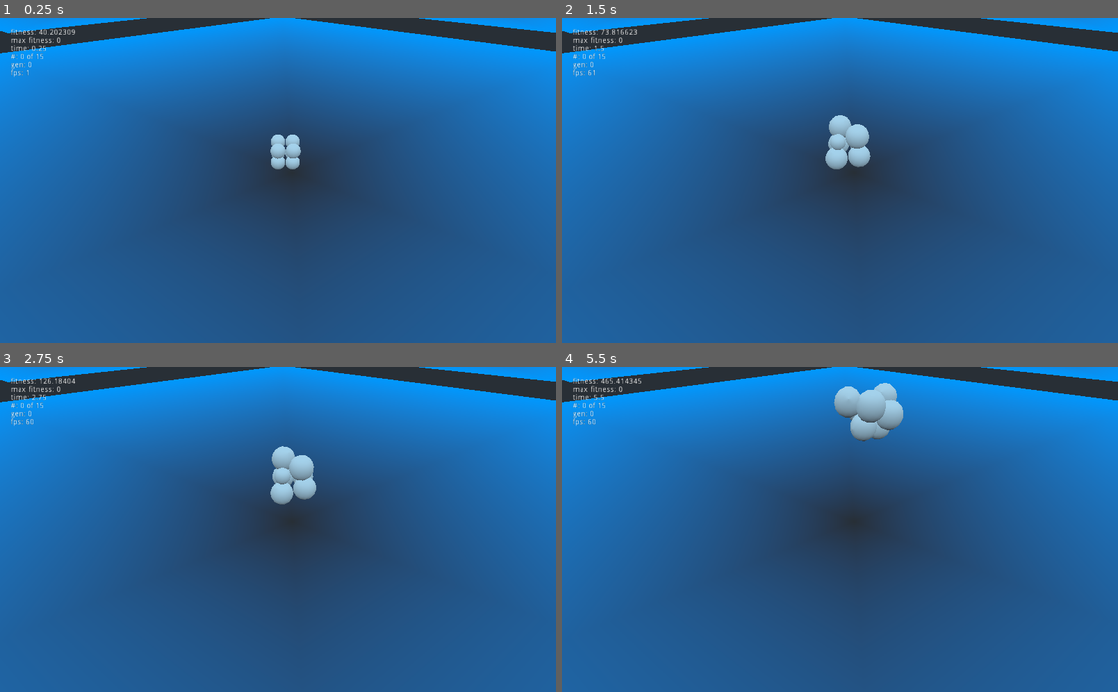
Above: before the commit, frames 1-4 (two rows, left to right).
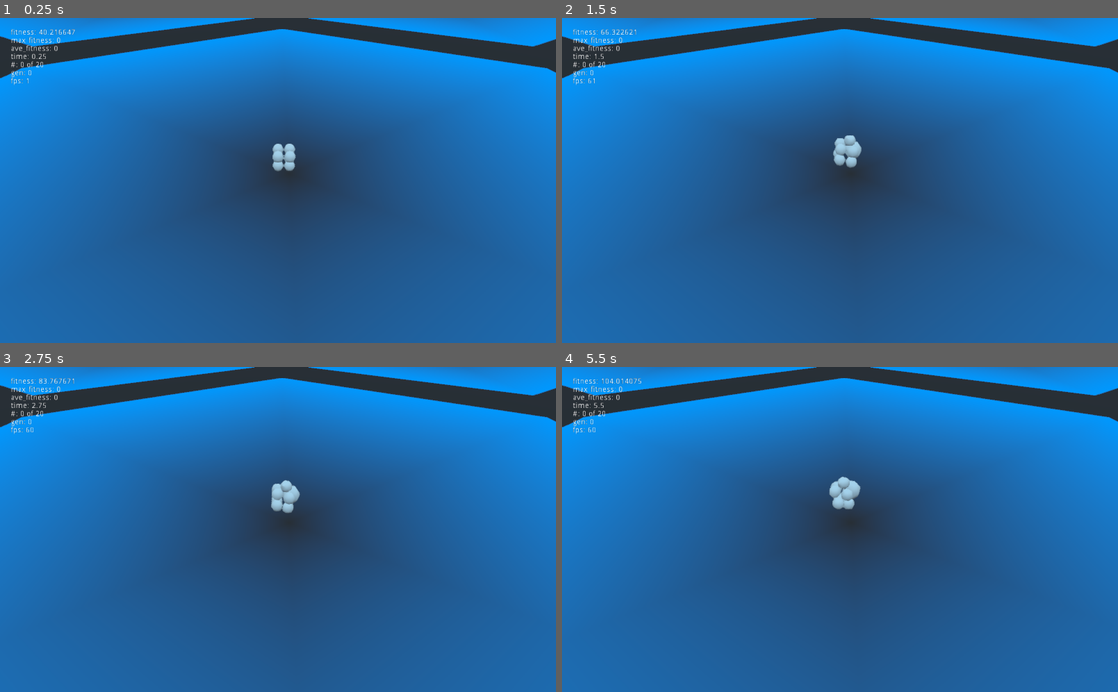
Above: after the commit, the same moments.

Repository: bentles/Particles
Game: Godot game, scene res://TestWorld.tscn
Same seed, same stepped clock (60 frames per second), same inputs: the game is played once before the commit and once after it.
Inputs:
- Up to frame 1 (0.25 s): no input
- Up to frame 2 (1.5 s): no input
- Up to frame 3 (2.75 s): no input
- Up to frame 4 (5.5 s): no input

The runs differ from the first frame. In frame 1, 8.9% of the frame differs, in the area x 0-100%, y 0-48%; in frame 2, 9.4%; in frame 3, 9.6%; in frame 4, 10%, in the area x 0-100%, y 0-44%.

Commit message:
fixed input and added tourn slct

Diff:
--- a/Neural Network/Brain.gd
+++ b/Neural Network/Brain.gd
@@ -18,9 +18,13 @@
 var dsigmoid_ref: FuncRef
 var mutation_func_ref: FuncRef
 
+var rng: RandomNumberGenerator
+
 # CONSTRUCTORS
 func _init(a, b = 1, c = 1):
 	randomize()
+	rng = RandomNumberGenerator.new()
+	rng.randomize()
 	sigmoid_ref = funcref(self, 'sigmoid')
 	relu_ref = funcref(self, 'relu')
 	dsigmoid_ref = funcref(self, "dsigmoid")
@@ -70,44 +74,6 @@
 
 	return outputs.to_array()
 
-func train(input_array, target_array):
-	var inputs = Matrix.new(input_array)
-
-	var hidden = MatrixOperator.multiply(weights_ih, inputs)
-	hidden.add(bias_h)
-	hidden.map(sigmoid_ref)
-
-	var outputs = MatrixOperator.multiply(weights_ho, hidden)
-	outputs.add(bias_o)
-	outputs.map(sigmoid_ref)
-
-	var targets = Matrix.new(target_array)
-
-	var output_errors = MatrixOperator.subtract(targets, outputs)
-
-	var gradients = MatrixOperator.map(outputs, dsigmoid_ref)
-	gradients.multiply(output_errors)
-	gradients.multiply(learning_rate)
-
-	var hidden_T = MatrixOperator.transpose(hidden)
-	var weight_ho_deltas = MatrixOperator.multiply(gradients, hidden_T)
-
-	weights_ho.add(weight_ho_deltas)
-	bias_o.add(gradients)
-
-	var who_t = MatrixOperator.transpose(weights_ho)
-	var hidden_errors = MatrixOperator.multiply(who_t, output_errors)
-
-	var hidden_gradients = MatrixOperator.map(hidden, dsigmoid_ref)
-	hidden_gradients.multiply(hidden_errors)
-	hidden_gradients.multiply(learning_rate)
-
-	var inputs_T = MatrixOperator.transpose(inputs)
-	var weight_ih_deltas = MatrixOperator.multiply(hidden_gradients, inputs_T)
-
-	weights_ih.add(weight_ih_deltas)
-	bias_h.add(hidden_gradients)
-
 func mutate():
 	weights_ih.map(mutation_func_ref)
 	weights_ho.map(mutation_func_ref)
@@ -119,7 +85,7 @@
 
 func mutation_func(val):
 	if randf() < mutation_rate:
-		return val + rand_range(-0.1, 0.1)
+		return val + rng.randfn(0, 0.2)
 	else:
 		return val
 
--- a/Organism/Organism.gd
+++ b/Organism/Organism.gd
@@ -9,7 +9,7 @@
 
 func _init():
 	if brain == null:
-		brain = NeuralNetwork.new(3, 5, 3)
+		brain = NeuralNetwork.new(4, 8, 2)
 
 # Called when the node enters the scene tree for the first time.
 func _ready():
--- a/Particle/Particle.gd
+++ b/Particle/Particle.gd
@@ -2,10 +2,10 @@
 
 # Declare member variables here.
 var vel3 = Vector3.ZERO
-export var fmass = 1.9
+export var fmass = 1.4
 
 # maybe can make these asymmetric later if it makes things cooler
-const cooldown_seconds = 0.5
+const cooldown_seconds = 0.3
 var cooldown_elapsed_seconds = 0
 const action_seconds = 0.2
 var action_elapsed_seconds = action_seconds
@@ -13,7 +13,7 @@
 const think_seconds = 0.1
 var think_elapsed_seconds = think_seconds
 
-const size_factor = 0.25;
+const size_factor = 0.3;
 
 # state
 const State = { STATE_IDLE = 0, STATE_EXPANDING = 3, STATE_EXPANDED = 10, STATE_CONTRACTING = 7}
@@ -94,7 +94,7 @@
 
 	self.add_central_force(totalInstAcc)
 
-	think([totalInstAcc.x, totalInstAcc.y, totalInstAcc.z], delta)
+	think([totalInstAcc.x, totalInstAcc.y, totalInstAcc.z, state], delta)
 
 #decide what action to perform (expand, contract or nothing)
 func think(inputs: Array, delta: float):
@@ -104,12 +104,9 @@
 		think_elapsed_seconds = 0
 		var outputs = brain.predict(inputs)
 		# biggest output wins
-		var biggest = max(max(outputs[0], outputs[1]), outputs[2])
-		if biggest == outputs[0]:
-			pass
-		elif biggest == outputs[1]:
+		if outputs[0] > 0.75 && outputs[0] > outputs[1]:
 			_expand()
-		else:
+		if outputs[1] > 0.75:
 			_contract()
 
 # Called every frame. 'delta' is the elapsed time since the previous frame.
--- a/Particle/Particle.tscn
+++ b/Particle/Particle.tscn
@@ -14,9 +14,9 @@
 
 [node name="Particle" type="RigidBody" groups=["Particle"]]
 collision_mask = 19
-mass = 0.8
 physics_material_override = SubResource( 1 )
-angular_damp = 0.8
+linear_damp = 0.1
+angular_damp = 0.3
 script = ExtResource( 1 )
 
 [node name="CollisionShape" type="CollisionShape" parent="."]
@@ -24,8 +24,8 @@
 
 [node name="Body" type="CSGSphere" parent="."]
 radius = 0.5
-radial_segments = 14
-rings = 8
+radial_segments = 8
+rings = 4
 
 [node name="InfluenceArea" type="Area" parent="."]
 transform = Transform( 0.5, 0, 0, 0, 0.5, 0, 0, 0, 0.5, 0, 0, 0 )
--- a/TestWorld.gd
+++ b/TestWorld.gd
@@ -1,5 +1,4 @@
 extends Spatial
-
 
 # 1. define a particle brain
 # 2. spawn in N particles with that brain and let them do their thing for a bit
@@ -12,10 +11,11 @@
 var test_time_elapsed = 0
 const TEST_TIME = 8 # secs to prove yourselfs
 var max_fitness = 0
+var ave_fitness = 0
 
 var generation = 0
 var organisms = []
-const GEN_SIZE = 15
+const GEN_SIZE = 20
 var current_organism
 var current_organism_index = 0
 
@@ -26,6 +26,8 @@
 
 	current_organism = organisms[0]
 	add_child(current_organism)
+
+	randomize()
 
 	pass # Replace with function body.
 
@@ -50,14 +52,26 @@
 
 		add_child(current_organism)
 
-
 	var text = "fitness: " + str(current_organism.fitness)
 	text += "\nmax_fitness: " + str(max_fitness)
+	text += "\nave_fitness: " + str(ave_fitness)
 	text += "\ntime: " + str(test_time_elapsed)
 	text += "\n#: " + str(current_organism_index) + " of " + str(GEN_SIZE)
 	text += "\ngen: " + str(generation)
 	text += "\nfps: " + str(Engine.get_frames_per_second())
 	$MarginContainer/RichTextLabel.text = text
+
+var tourn_perc = 0.5;
+func tourn_select():
+	var tourn_size = GEN_SIZE * tourn_perc
+	var best_fitness = 0
+	var best_organism
+	for i in range(0, tourn_size):
+		var rand_selection = randi() % GEN_SIZE
+		if organisms[rand_selection].fitness > best_fitness:
+			best_fitness = organisms[rand_selection].fitness
+			best_organism = organisms[rand_selection]
+	return best_organism
 
 func roulette_select():
 	var i = 0
@@ -75,6 +89,8 @@
 	for org in organisms:
 		sum += org.fitness
 
+	ave_fitness = sum / GEN_SIZE
+
 	for org in organisms:
 		org.relative_fitness = org.fitness / sum
 
@@ -82,7 +98,7 @@
 	var next_gen = []
 	calculate_fitness()
 	for i in range(GEN_SIZE):
-		var org = roulette_select()
+		var org = tourn_select()
 		var brain = org.brain.duplicate()
 		brain.mutate()
 		var new_org = Organism.instance()
--- a/TestWorld.tscn
+++ b/TestWorld.tscn
@@ -85,7 +85,7 @@
 script = ExtResource( 2 )
 
 [node name="Camera" type="Camera" parent="."]
-transform = Transform( 1, 0, 0, 0, 0.698153, 0.715948, 0, -0.715948, 0.698153, -1, 12, 12 )
+transform = Transform( 1, 0, 0, 0, 0.698153, 0.715948, 0, -0.715948, 0.698153, -1, 15, 15 )
 
 [node name="StaticBody" type="StaticBody" parent="."]
 collision_layer = 16
--- a/project.godot
+++ b/project.godot
@@ -14,12 +14,6 @@
 run/main_scene="res://TestWorld.tscn"
 config/icon="res://icon.png"
 
-[autoload]
-
-Params="*res://NEAT_code/params.gd"
-Innovations="*res://NEAT_code/innovations.gd"
-Utils="*res://NEAT_code/utils.gd"
-
 [layer_names]
 
 3d_physics/layer_1="Particles"
@@ -32,4 +26,5 @@
 
 [rendering]
 
+quality/filters/use_fxaa=true
 environment/default_environment="res://default_env.tres"
